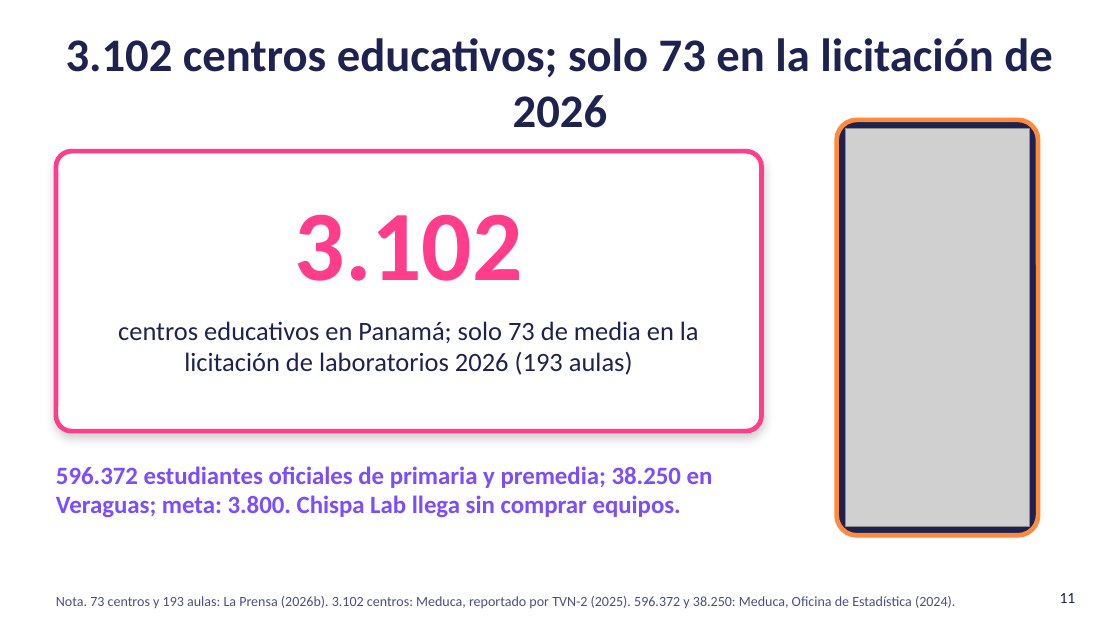
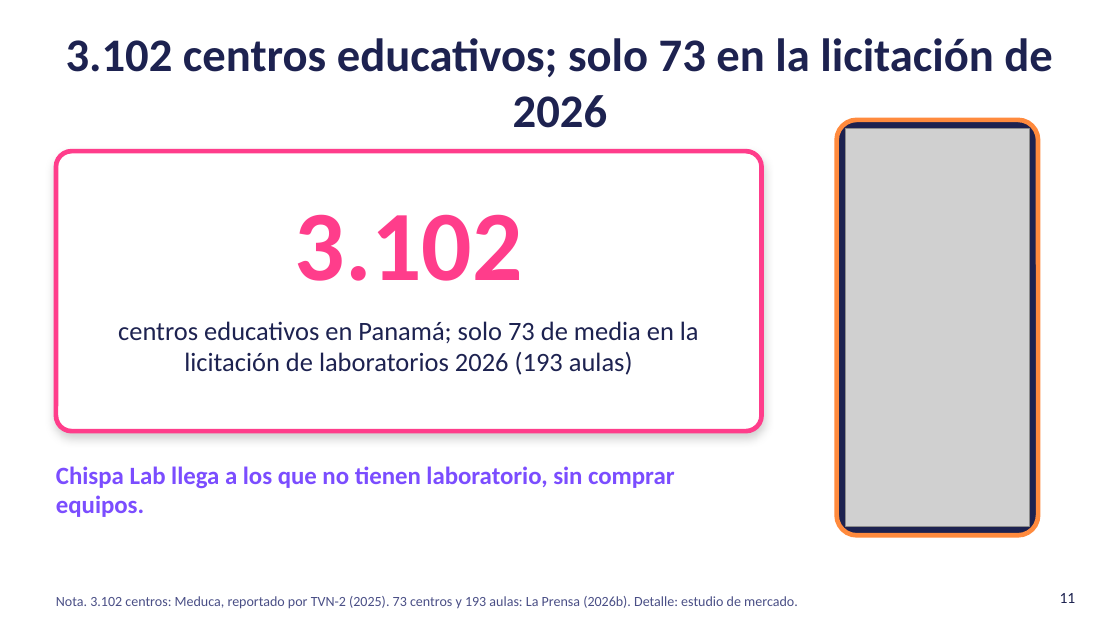
Before and after one commit to danielvaldess/chispa-lab, a slide deck: slide 11 of docs/presentacion/Chispa-Lab-hack4edu-2026.pptx. Drawn at 1120x630 pixels with LibreOffice and Linux fonts; fonts in the diff are those of the drawing; grey boxes stand for pictures; background and template pictures are left out. Boxes give left, top, right and bottom in pixels: in the first picture for what was removed or moved away, otherwise in the second. Text is boxed around its words. In the diff, an @@ line names an element or a change of style, - is before the commit and + after.

```diff
--- a/docs/presentacion/Chispa-Lab-hack4edu-2026.pptx
+++ b/docs/presentacion/Chispa-Lab-hack4edu-2026.pptx
@@ text at (x1=56, y1=466, x2=674, y2=517): text changed @@
-596.372 estudiantes oficiales de primaria y premedia; 38.250 en Veraguas; meta: 3.800. Chispa Lab llega sin comprar equipos.
+Chispa Lab llega a los que no tienen laboratorio, sin comprar equipos.
@@ text at (x1=56, y1=596, x2=798, y2=609): text changed @@
-Nota. 73 centros y 193 aulas: La Prensa (2026b). 3.102 centros: Meduca, reportado por TVN-2 (2025). 596.372 y 38.250: Meduca, Oficina de Estadística (2024).
+Nota. 3.102 centros: Meduca, reportado por TVN-2 (2025). 73 centros y 193 aulas: La Prensa (2026b). Detalle: estudio de mercado.
```
Also in this commit, not shown: 1 other slide changed, 5 other files.
